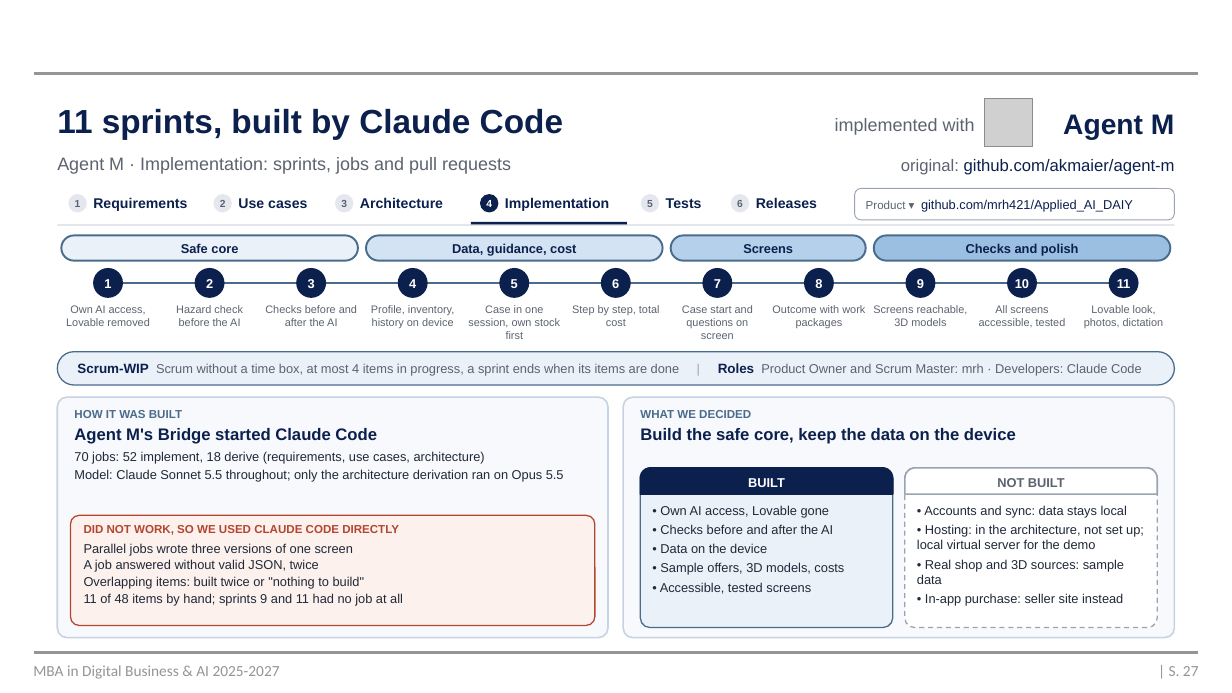
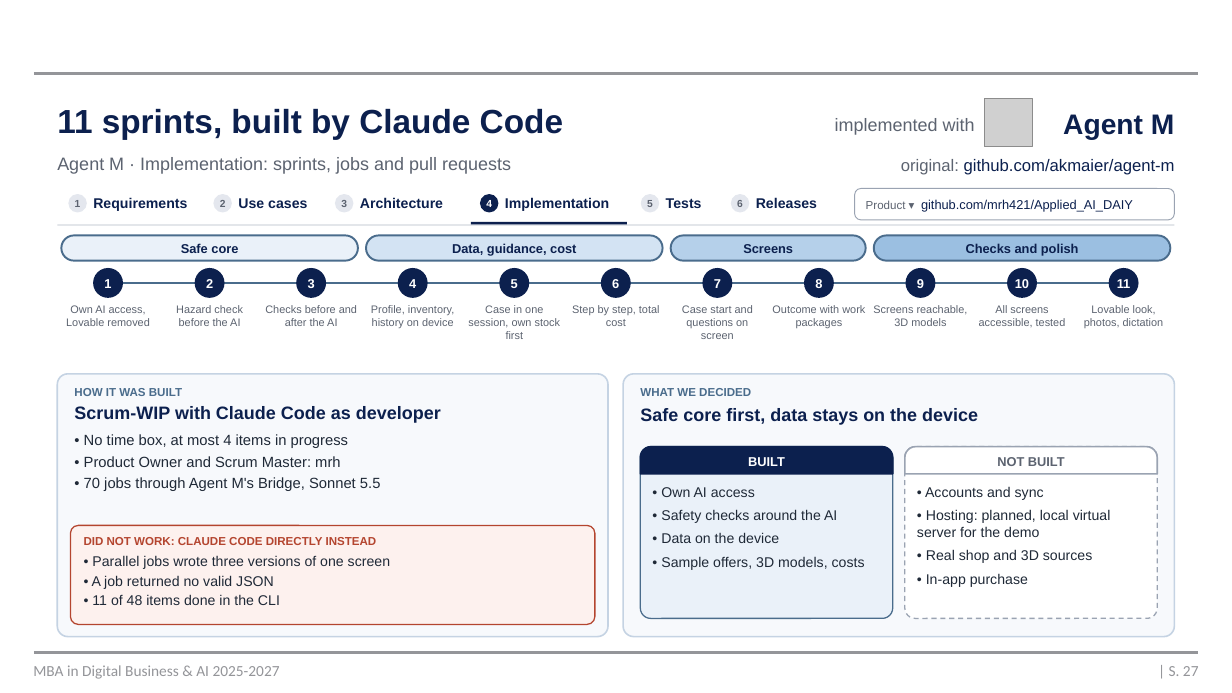
Before and after one commit to mrh421/Applied_AI_DAIY, a slide deck: slide 27 of presentation/DAIY_pre-presentation_v6.pptx. Drawn at 1232x693 pixels with LibreOffice and Linux fonts; fonts in the diff are those of the drawing; grey boxes stand for pictures; background and template pictures are left out. Boxes give left, top, right and bottom in pixels: in the first picture for what was removed or moved away, otherwise in the second. Text is boxed around its words. In the diff, an @@ line names an element or a change of style, - is before the commit and + after.

```diff
--- a/presentation/DAIY_pre-presentation_v6.pptx
+++ b/presentation/DAIY_pre-presentation_v6.pptx
@@ rounded rectangle resized from (x1=57, y1=352, x2=1175, y2=385) to (x1=57, y1=374, x2=608, y2=637) @@
@@ rounded rectangle at (x1=57, y1=374, x2=608, y2=637): fill #EAF1F9 to #F7F9FC; outline #4A6C8C 1 pt to #C5D3E3 1.25 pt; proportions changed @@
@@ text at (x1=74, y1=388, x2=441, y2=491): text changed; size 10 to 11.5 pt; text colour #5C6370 to #1F2937 @@
-Scrum-WIP Scrum without a time box, at most 4 items in progress, a sprint ends when its items are done | Roles Product Owner and Scrum Master: mrh · Developers: Claude Code
+HOW IT WAS BUILT
+Scrum-WIP with Claude Code as developer
+• No time box, at most 4 items in progress
+• Product Owner and Scrum Master: mrh
+• 70 jobs through Agent M's Bridge, Sonnet 5.5
@@ text "HOW IT WAS BUILT" at (x1=74, y1=388, x2=441, y2=491): vertical alignment middle to top @@
@@ rounded rectangle resized from (x1=623, y1=397, x2=1175, y2=638) to (x1=623, y1=374, x2=1175, y2=637) @@
@@ text at (x1=640, y1=388, x2=751, y2=396): more space between paragraphs @@
@@ text "WHAT WE DECIDED" moved from (x1=640, y1=410, x2=1016, y2=444) to (x1=640, y1=388, x2=978, y2=425) @@
@@ text removed at (x1=74, y1=410, x2=564, y2=482) @@
-HOW IT WAS BUILT
-Agent M's Bridge started Claude Code
-70 jobs: 52 implement, 18 derive (requirements, use cases, architecture)
-Model: Claude Sonnet 5.5 throughout; only the architecture derivation ran on Opus 5.5
@@ text at (x1=640, y1=408, x2=978, y2=425): text changed; size 13 to 14 pt @@
-Build the safe core, keep the data on the device
+Safe core first, data stays on the device
@@ round same rect "BUILT" moved from (x1=640, y1=468, x2=893, y2=494) to (x1=640, y1=446, x2=893, y2=474) @@
@@ rounded rectangle resized from (x1=640, y1=468, x2=893, y2=628) to (x1=640, y1=446, x2=893, y2=618) @@
@@ round same rect "NOT BUILT" moved from (x1=905, y1=468, x2=1157, y2=494) to (x1=905, y1=446, x2=1157, y2=474) @@
@@ rounded rectangle resized from (x1=905, y1=468, x2=1157, y2=628) to (x1=905, y1=446, x2=1157, y2=618) @@
@@ text "• Own AI access" moved from (x1=660, y1=505, x2=844, y2=594) to (x1=661, y1=487, x2=865, y2=570) @@
@@ text at (x1=661, y1=487, x2=837, y2=523): text changed; size 10 to 11 pt @@
-• Own AI access, Lovable gone
-• Checks before and after the AI
+• Own AI access
+• Safety checks around the AI
@@ text at (x1=917, y1=487, x2=1111, y2=587): text changed; size 10 to 11 pt @@
-• Accounts and sync: data stays local
-• Hosting: in the architecture, not set up; local virtual server for the demo
-• Real shop and 3D sources: sample data
-• In-app purchase: seller site instead
+• Accounts and sync
+• Hosting: planned, local virtual server for the demo
+• Real shop and 3D sources
+• In-app purchase
@@ rounded rectangle resized from (x1=57, y1=397, x2=608, y2=638) to (x1=70, y1=526, x2=595, y2=625) @@
@@ rounded rectangle at (x1=70, y1=526, x2=595, y2=625): fill #F7F9FC to #FDF1EE; outline #C5D3E3 1.25 pt to #B4452F 1 pt; proportions changed @@
@@ rounded rectangle removed at (x1=70, y1=516, x2=595, y2=626) @@
@@ text at (x1=84, y1=537, x2=390, y2=605): text changed; size 10 to 11 pt @@
-DID NOT WORK, SO WE USED CLAUDE CODE DIRECTLY
-Parallel jobs wrote three versions of one screen
-A job answered without valid JSON, twice
-Overlapping items: built twice or "nothing to build"
-11 of 48 items by hand; sprints 9 and 11 had no job at all
+DID NOT WORK: CLAUDE CODE DIRECTLY INSTEAD
+• Parallel jobs wrote three versions of one screen
+• A job returned no valid JSON
+• 11 of 48 items done in the CLI
@@ text at (x1=661, y1=532, x2=865, y2=570): size 10 to 11 pt in "• Data on the device", "• Sample offers, 3D models, costs"; more space between paragraphs @@
@@ text at (x1=660, y1=582, x2=811, y2=594): paragraph removed @@
-• Accessible, tested screens
```
Also in this commit, not shown: 1 other file.
